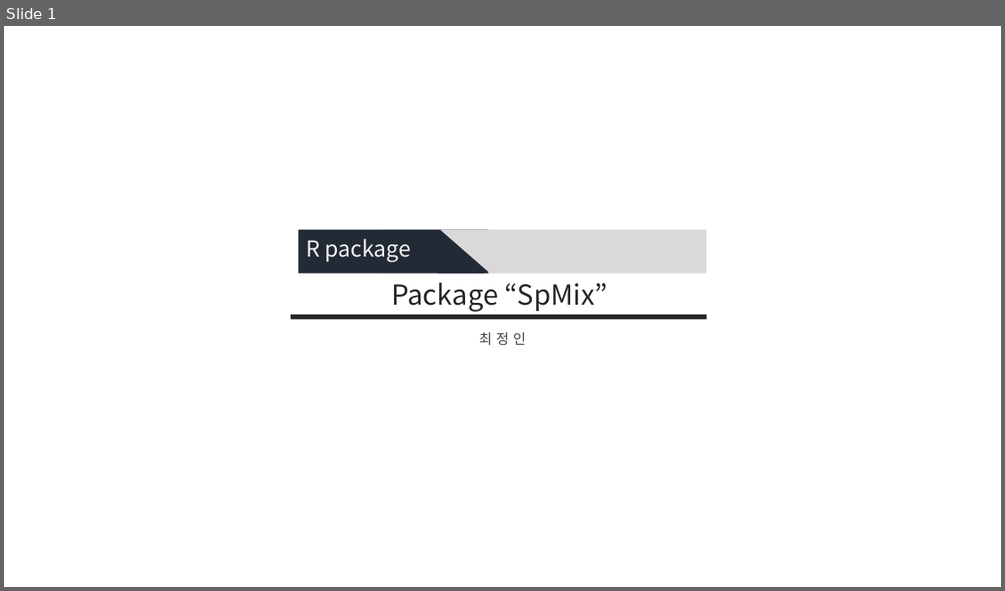
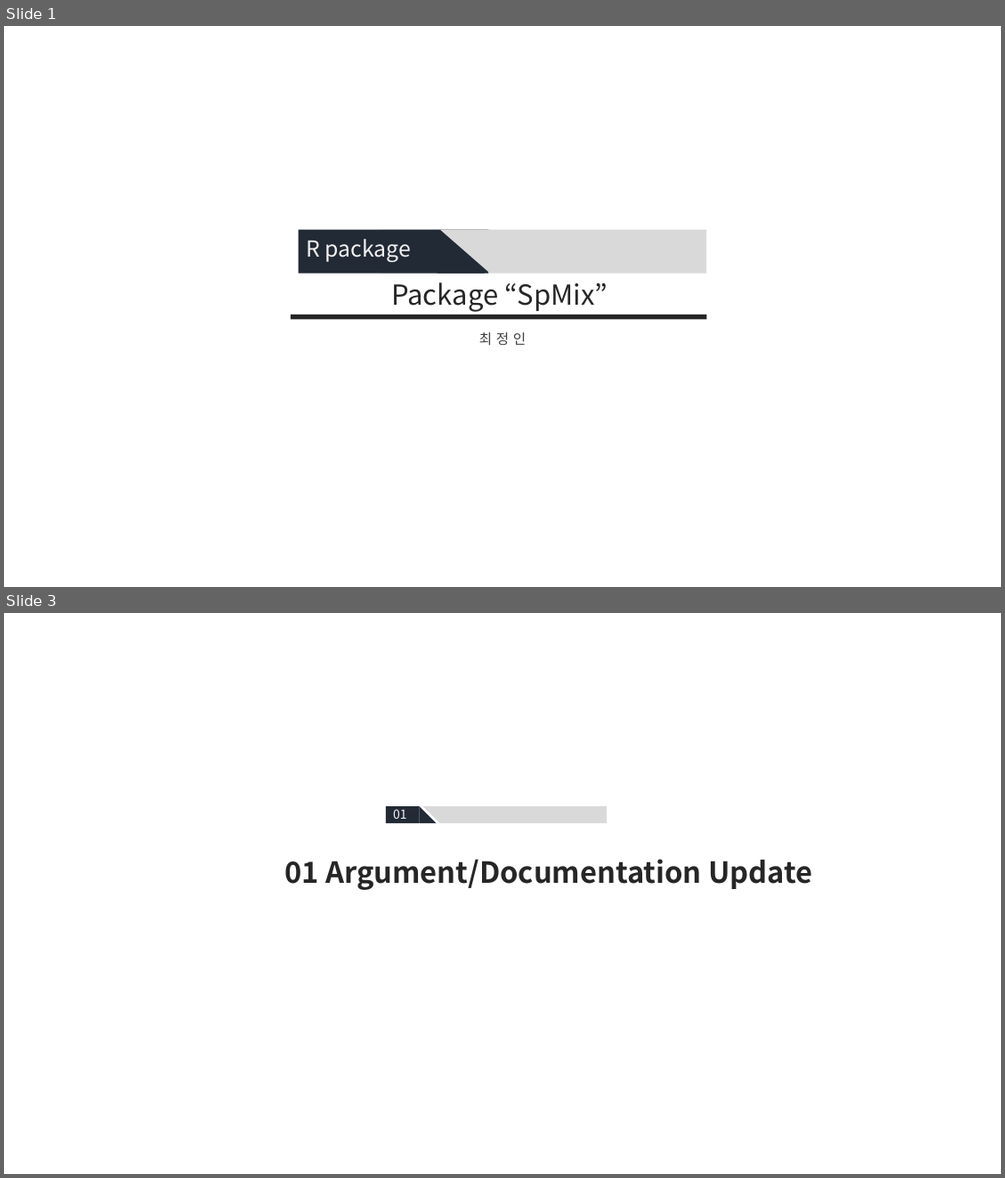
Before and after one commit to JaneeChoi/Semiparam_Mixture, a slide deck: Presentation Slides/0820_SpMix_fmlogcondens.pptx. Shown one above the other, each under a label of ours: slide 1 before the commit, slides 1 and 3 after it; the slides between them are not shown. The pictures are 1005x591 and 1005x1178 pixels, drawn with LibreOffice and Linux fonts; fonts in the diff are those of the drawing. Boxes give left, top, right and bottom in pixels: in the first picture for what was removed or moved away, otherwise in the second. Text is boxed around its words. In the diff, an @@ line names an element or a change of style, - is before the commit and + after.

```diff
--- a/Presentation Slides/0820_SpMix_fmlogcondens.pptx
+++ b/Presentation Slides/0820_SpMix_fmlogcondens.pptx
@@ slide 3 added at [4, 613, 1001, 1174], background #FFFFFF @@
@@ rectangle added at [386, 807, 420, 824], fill #222A35 @@
@@ text added at [393, 809, 407, 819], 12 pt, text #F2F2F2 @@
+01
@@ right triangle added at [420, 807, 437, 824], fill #222A35 @@
@@ right triangle added at [423, 807, 441, 824], fill #D9D9D9 @@
@@ rectangle added at [440, 807, 607, 823], fill #D9D9D9 @@
@@ text added at [285, 859, 812, 890], 28 pt, text #262626, bold @@
+01 Argument/Documentation Update
```
Also in this commit, not shown: 8 slides changed, 5 other slides added, 9 slides removed, 3 other files.
